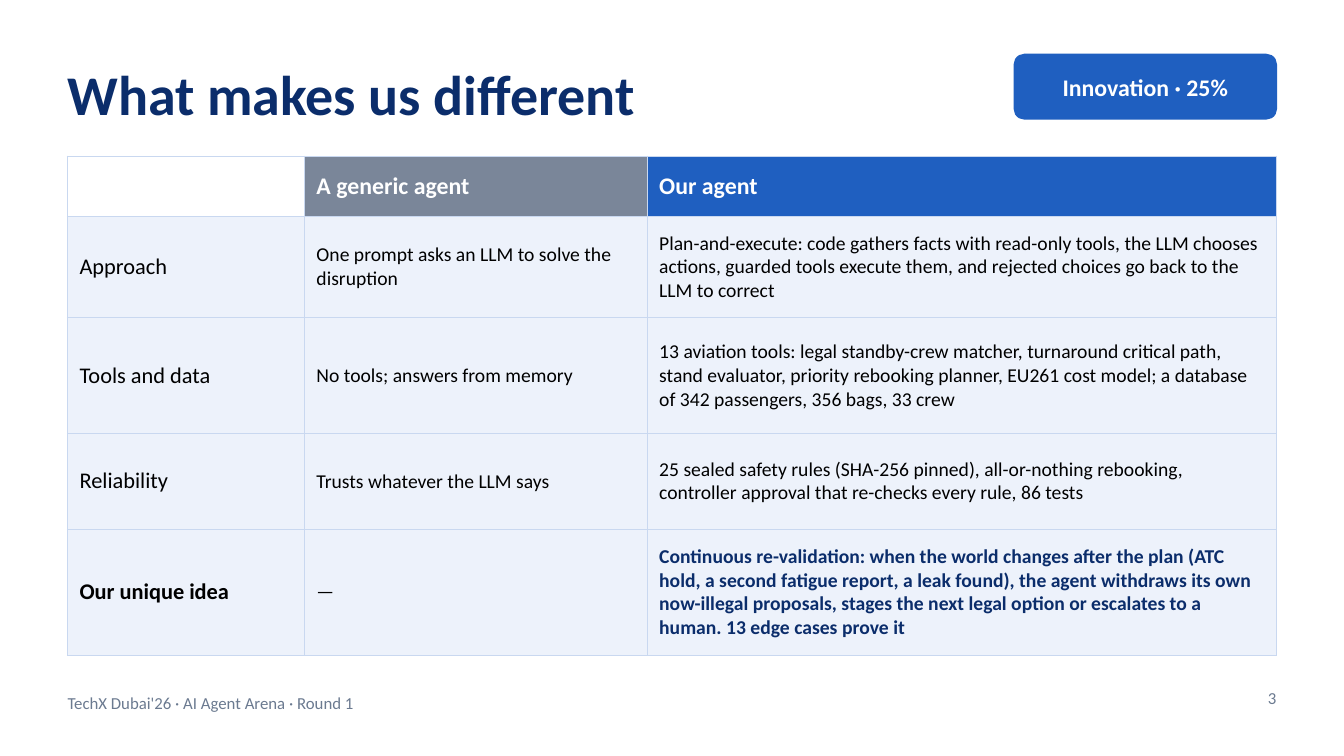
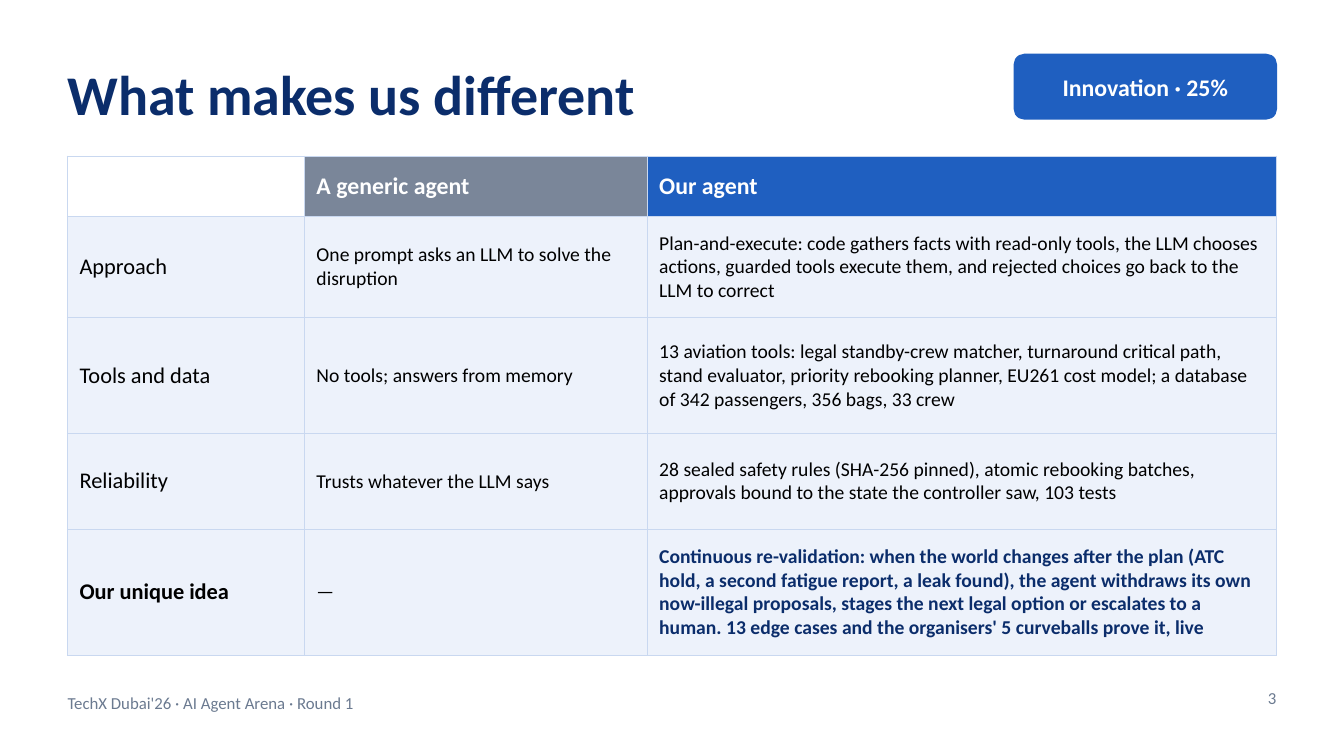
Before and after one commit to RithikhC/EagleX, a slide deck: slide 3 of docs/EagleX_Round1_Submission.pptx. Drawn at 1344x756 pixels with LibreOffice and Linux fonts; fonts in the diff are those of the drawing. Boxes give left, top, right and bottom in pixels: in the first picture for what was removed or moved away, otherwise in the second. Text is boxed around its words. In the diff, an @@ line names an element or a change of style, - is before the commit and + after.

```diff
--- a/docs/EagleX_Round1_Submission.pptx
+++ b/docs/EagleX_Round1_Submission.pptx
@@ table at (68,156,1276,642) @@
-row 4, column 3: 25 sealed safety rules (SHA-256 pinned), all-or-nothing rebooking, controller approval that re-checks every rule, 86 tests
+row 4, column 3: 28 sealed safety rules (SHA-256 pinned), atomic rebooking batches, approvals bound to the state the controller saw, 103 tests
-row 5, column 3: Continuous re-validation: when the world changes after the plan (ATC hold, a second fatigue report, a leak found), the agent withdraws its own now-illegal proposals, stages the next legal option or escalates to a human. 13 edge cases prove it
+row 5, column 3: Continuous re-validation: when the world changes after the plan (ATC hold, a second fatigue report, a leak found), the agent withdraws its own now-illegal proposals, stages the next legal option or escalates to a human. 13 edge cases and the organisers' 5 curveballs prove it, live
```
Also in this commit, not shown: 4 other slides changed, 46 other files.
